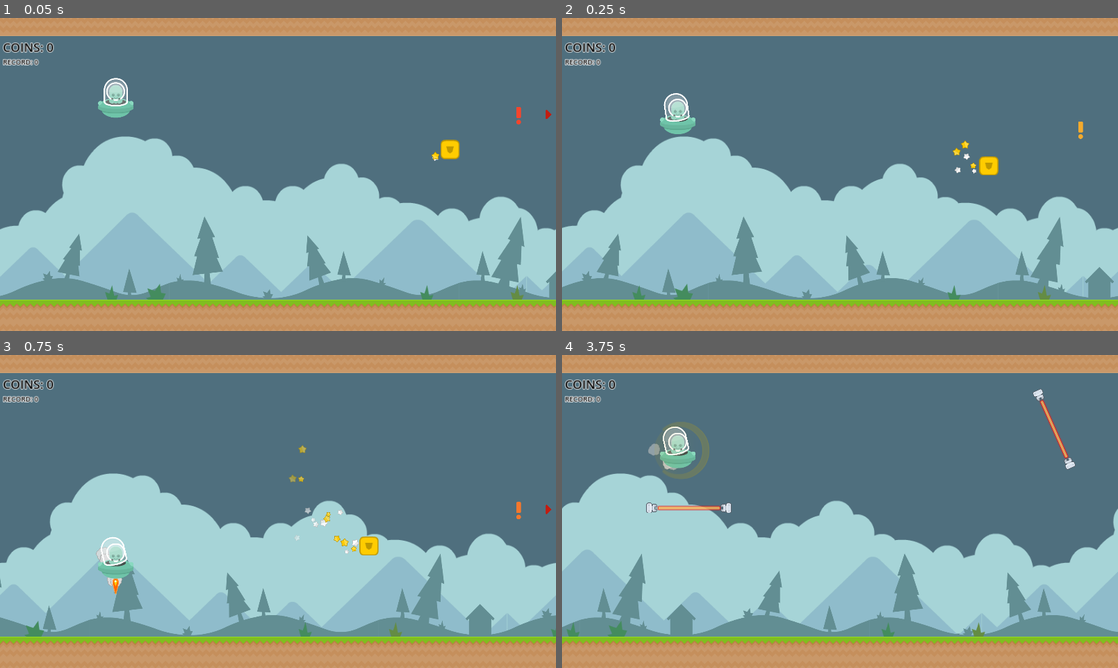
Above: before the commit, frames 1-4 (two rows, left to right).
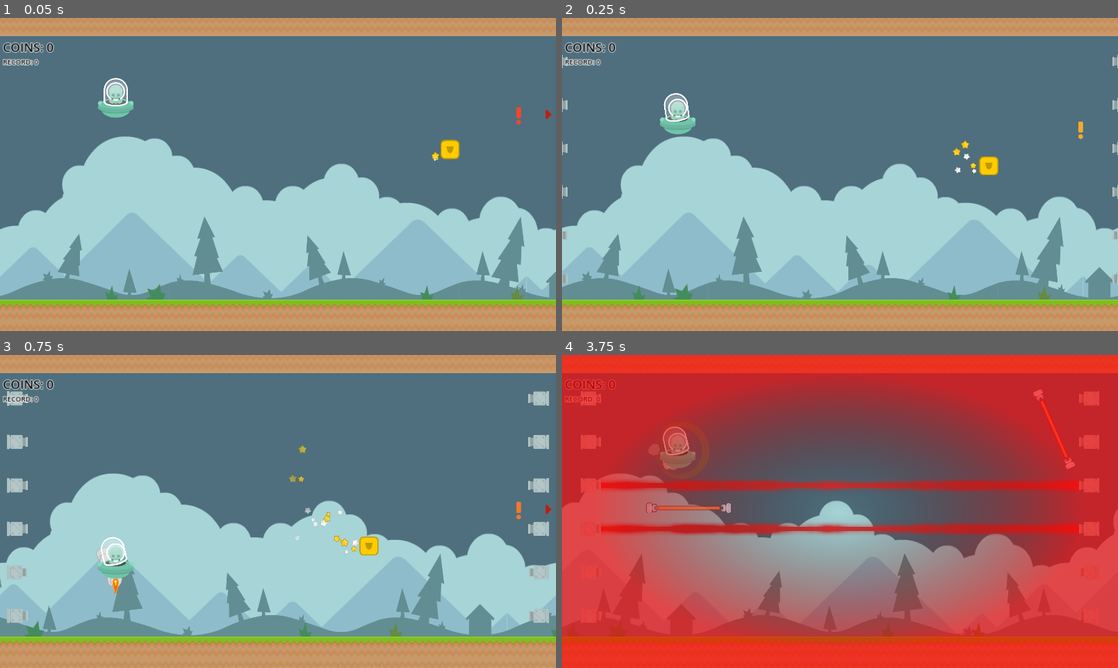
Above: after the commit, the same moments.

Repository: tumatihub/jetpack
Game: Godot game, scene res://levels/sandbox.tscn
The game is run twice, just before and just after one commit, with the same random seed, the same clock (stepped at 60 frames per second) and the same inputs.
Inputs:
- Up to frame 1 (0.05 s): no input
- Up to frame 2 (0.25 s): no input
- Up to frame 3 (0.75 s): hold Space (thrust) from 0.53 s (still down)
- Up to frame 4 (3.75 s): release Space (thrust) at 1.28 s; hold Space (thrust) 2.03-3.53 s

Frame 1 is identical in both runs. In frame 2, 0.3% of the frame differs, in the area x 0-100%, y 11-86%; in frame 3, 1.5%; in frame 4, 97%, in the area x 0-100%, y 0-100%.

Commit message:
Laser trap juicy

Diff:
--- a/common/fx/flash/flash.gd
+++ b/common/fx/flash/flash.gd
@@ -1,5 +1,7 @@
 class_name Flash
 extends Node2D
+
+signal finished
 
 @export var _flash_texture: TextureRect
 @export var _shock_wave_scene: PackedScene
@@ -21,6 +23,7 @@
 	var tween := create_tween()
 	tween.tween_property(_flash_texture, "self_modulate:a", 0, 0.1)
 	tween.tween_callback(_spawn_all_shock_waves)
+	tween.tween_callback(finished.emit)
 
 func _spawn_all_shock_waves() -> void:
 	if shock_wave_positions.size() == 0:
--- a/levels/sandbox.tscn
+++ b/levels/sandbox.tscn
@@ -1,10 +1,11 @@
-[gd_scene load_steps=6 format=3 uid="uid://no6gj2dgu5sl"]
+[gd_scene load_steps=7 format=3 uid="uid://no6gj2dgu5sl"]
 
 [ext_resource type="PackedScene" uid="uid://yiojagcmj4p1" path="res://entities/player/player.tscn" id="1_dbpqp"]
 [ext_resource type="PackedScene" uid="uid://cy64667b5qhnj" path="res://levels/bg.tscn" id="1_htlry"]
 [ext_resource type="PackedScene" uid="uid://cu3hpkrh12li1" path="res://ui/hud.tscn" id="4_jxd4j"]
 [ext_resource type="PackedScene" uid="uid://dbyo4de62tgva" path="res://entities/spawner/spawner.tscn" id="4_kgs0o"]
 [ext_resource type="PackedScene" uid="uid://4etsb5ab5c1x" path="res://entities/items/flying_item.tscn" id="5_kn3js"]
+[ext_resource type="PackedScene" uid="uid://cfncyk8ma1n0e" path="res://obstacles/lasers_trap/lasers_trap.tscn" id="6_ycu1h"]
 
 [node name="Sandbox" type="Node2D"]
 
@@ -21,3 +22,5 @@
 
 [node name="FlyingItem" parent="." instance=ExtResource("5_kn3js")]
 position = Vector2(1575, 474)
+
+[node name="LasersTrap" parent="." instance=ExtResource("6_ycu1h")]
--- /dev/null
+++ b/obstacles/lasers_trap/laser.gdshader
@@ -0,0 +1,17 @@
+shader_type canvas_item;
+
+uniform float strength = 4.0;
+uniform sampler2D noise;
+uniform vec4 color: source_color;
+
+void fragment() {
+	COLOR = texture(TEXTURE,UV);
+	float noise_value = texture( noise, vec2(fract(TIME), UV.x) ).r;
+	if (COLOR.a < 0.01) {
+		float dist_to_mid = abs(UV.y - 0.5) * 2.0;
+		COLOR = vec4(color.r, color.g, color.b, strength * noise_value * (1.0 - dist_to_mid) * (1.0 - dist_to_mid) );
+	}
+	else {
+		COLOR = color;
+	}
+}
--- a/obstacles/lasers_trap/laser_trap_line.gd
+++ b/obstacles/lasers_trap/laser_trap_line.gd
@@ -1,5 +1,7 @@
 class_name LaserTrapLine
 extends Node2D
+
+signal flash
 
 const ENTER_ANIMATION = &"enter"
 const SHOOT_ANIMATION = &"shoot"
--- a/obstacles/lasers_trap/laser_trap_line.tscn
+++ b/obstacles/lasers_trap/laser_trap_line.tscn
@@ -1,9 +1,54 @@
-[gd_scene load_steps=12 format=3 uid="uid://btbjrufd0hjma"]
+[gd_scene load_steps=22 format=3 uid="uid://btbjrufd0hjma"]
 
 [ext_resource type="Texture2D" uid="uid://bqg07lahon10e" path="res://obstacles/lasers_trap/art/laserRedHorizontal.png" id="1_61s0f"]
 [ext_resource type="Script" path="res://obstacles/lasers_trap/laser_trap_line.gd" id="1_uuy25"]
+[ext_resource type="Shader" path="res://obstacles/lasers_trap/laser.gdshader" id="2_3k1b5"]
 [ext_resource type="Texture2D" uid="uid://mvvqj6xkdgwe" path="res://obstacles/lasers_trap/art/laserUp.png" id="2_6uhrk"]
 [ext_resource type="Texture2D" uid="uid://dm7lpet32kq62" path="res://obstacles/lasers_trap/art/circle_02.png" id="3_evc2i"]
+[ext_resource type="Texture2D" uid="uid://dvx4vtfloop6n" path="res://obstacles/lasers_trap/art/circle_05.png" id="6_tiorp"]
+
+[sub_resource type="FastNoiseLite" id="FastNoiseLite_b8hxc"]
+
+[sub_resource type="NoiseTexture2D" id="NoiseTexture2D_1n2du"]
+noise = SubResource("FastNoiseLite_b8hxc")
+
+[sub_resource type="ShaderMaterial" id="ShaderMaterial_at5ld"]
+shader = ExtResource("2_3k1b5")
+shader_parameter/strength = 4.0
+shader_parameter/color = Color(0.82, 0.205, 0.205, 1)
+shader_parameter/noise = SubResource("NoiseTexture2D_1n2du")
+
+[sub_resource type="Curve" id="Curve_w4exd"]
+_data = [Vector2(0, 1), 0.0, 0.0, 0, 0, Vector2(0.81982, 0), -2.47847, 0.0, 0, 0]
+point_count = 2
+
+[sub_resource type="CurveTexture" id="CurveTexture_b4na6"]
+curve = SubResource("Curve_w4exd")
+
+[sub_resource type="Curve" id="Curve_ikj54"]
+_data = [Vector2(0, 1), 0.0, 0.0, 0, 0, Vector2(1, 0.326316), -1.83609, 0.0, 0, 0]
+point_count = 2
+
+[sub_resource type="CurveTexture" id="CurveTexture_mm37n"]
+curve = SubResource("Curve_ikj54")
+
+[sub_resource type="ParticleProcessMaterial" id="ParticleProcessMaterial_uwlk6"]
+particle_flag_disable_z = true
+emission_shape = 6
+emission_ring_axis = Vector3(0, 0, 1)
+emission_ring_height = 33.655
+emission_ring_radius = 150.0
+emission_ring_inner_radius = 100.0
+orbit_velocity_min = 0.614
+orbit_velocity_max = 1.212
+radial_velocity_min = -377.95
+radial_velocity_max = -94.49
+gravity = Vector3(0, 0, 0)
+scale_min = 0.05
+scale_max = 0.1
+scale_curve = SubResource("CurveTexture_mm37n")
+color = Color(1, 0.6515, 0.49, 1)
+alpha_curve = SubResource("CurveTexture_b4na6")
 
 [sub_resource type="Animation" id="Animation_fcnov"]
 length = 0.001
@@ -86,6 +131,30 @@
 tracks/6/interp = 1
 tracks/6/loop_wrap = true
 tracks/6/keys = {
+"times": PackedFloat32Array(0),
+"transitions": PackedFloat32Array(1),
+"update": 1,
+"values": [false]
+}
+tracks/7/type = "value"
+tracks/7/imported = false
+tracks/7/enabled = true
+tracks/7/path = NodePath("LeftCannon/GPUParticles2D:emitting")
+tracks/7/interp = 1
+tracks/7/loop_wrap = true
+tracks/7/keys = {
+"times": PackedFloat32Array(0),
+"transitions": PackedFloat32Array(1),
+"update": 1,
+"values": [false]
+}
+tracks/8/type = "value"
+tracks/8/imported = false
+tracks/8/enabled = true
+tracks/8/path = NodePath("RightCannon/GPUParticles2D:emitting")
+tracks/8/interp = 1
+tracks/8/loop_wrap = true
+tracks/8/keys = {
 "times": PackedFloat32Array(0),
 "transitions": PackedFloat32Array(1),
 "update": 1,
@@ -156,10 +225,10 @@
 tracks/2/interp = 1
 tracks/2/loop_wrap = true
 tracks/2/keys = {
-"times": PackedFloat32Array(0.933333, 1),
-"transitions": PackedFloat32Array(1, 1),
-"update": 0,
-"values": [Vector2(24, 0.2), Vector2(24, 1.535)]
+"times": PackedFloat32Array(0.933333, 1, 1.16667, 1.5),
+"transitions": PackedFloat32Array(1, 1, 1, 1),
+"update": 0,
+"values": [Vector2(23.62, 0.2), Vector2(23.62, 0.835), Vector2(23.62, 0.835), Vector2(23.62, 0.2)]
 }
 tracks/3/type = "value"
 tracks/3/imported = false
@@ -199,6 +268,44 @@
 "method": &"check_player_collision"
 }]
 }
+tracks/6/type = "method"
+tracks/6/imported = false
+tracks/6/enabled = true
+tracks/6/path = NodePath(".")
+tracks/6/interp = 1
+tracks/6/loop_wrap = true
+tracks/6/keys = {
+"times": PackedFloat32Array(1),
+"transitions": PackedFloat32Array(1),
+"values": [{
+"args": [&"flash"],
+"method": &"emit_signal"
+}]
+}
+tracks/7/type = "value"
+tracks/7/imported = false
+tracks/7/enabled = true
+tracks/7/path = NodePath("LeftCannon/GPUParticles2D:emitting")
+tracks/7/interp = 1
+tracks/7/loop_wrap = true
+tracks/7/keys = {
+"times": PackedFloat32Array(0),
+"transitions": PackedFloat32Array(1),
+"update": 1,
+"values": [true]
+}
+tracks/8/type = "value"
+tracks/8/imported = false
+tracks/8/enabled = true
+tracks/8/path = NodePath("RightCannon/GPUParticles2D:emitting")
+tracks/8/interp = 1
+tracks/8/loop_wrap = true
+tracks/8/keys = {
+"times": PackedFloat32Array(0),
+"transitions": PackedFloat32Array(1),
+"update": 1,
+"values": [true]
+}
 
 [sub_resource type="AnimationLibrary" id="AnimationLibrary_8hk6j"]
 _data = {
@@ -215,6 +322,7 @@
 size = Vector2(1650, 20)
 
 [node name="LaserTrapLine" type="Node2D" node_paths=PackedStringArray("_animation_player", "_shape_cast") groups=["Obstacle"]]
+z_index = 200
 position = Vector2(0, 160)
 script = ExtResource("1_uuy25")
 _animation_player = NodePath("AnimationPlayer")
@@ -224,6 +332,7 @@
 visible = false
 self_modulate = Color(1, 0.4, 0.4, 1)
 z_index = -10
+material = SubResource("ShaderMaterial_at5ld")
 position = Vector2(960, 0)
 scale = Vector2(24, 0.2)
 texture = ExtResource("1_61s0f")
@@ -238,6 +347,16 @@
 z_index = -1
 scale = Vector2(1e-05, 1e-05)
 texture = ExtResource("3_evc2i")
+
+[node name="GPUParticles2D" type="GPUParticles2D" parent="LeftCannon"]
+z_index = -1
+rotation = -1.5708
+emitting = false
+amount = 15
+process_material = SubResource("ParticleProcessMaterial_uwlk6")
+texture = ExtResource("6_tiorp")
+one_shot = true
+explosiveness = 1.0
 
 [node name="RightCannon" type="Sprite2D" parent="."]
 position = Vector2(1970, 0)
@@ -251,12 +370,23 @@
 scale = Vector2(1e-05, 1e-05)
 texture = ExtResource("3_evc2i")
 
+[node name="GPUParticles2D" type="GPUParticles2D" parent="RightCannon"]
+z_index = -1
+rotation = -1.5708
+emitting = false
+amount = 15
+process_material = SubResource("ParticleProcessMaterial_uwlk6")
+texture = ExtResource("6_tiorp")
+one_shot = true
+explosiveness = 1.0
+
 [node name="AnimationPlayer" type="AnimationPlayer" parent="."]
 libraries = {
 "": SubResource("AnimationLibrary_8hk6j")
 }
 
 [node name="Area2D" type="Area2D" parent="."]
+visible = false
 monitorable = false
 
 [node name="CollisionShape2D" type="CollisionShape2D" parent="Area2D"]
@@ -264,6 +394,7 @@
 shape = SubResource("RectangleShape2D_wnujd")
 
 [node name="ShapeCast2D" type="ShapeCast2D" parent="."]
+visible = false
 position = Vector2(961, 0)
 shape = SubResource("RectangleShape2D_x8t33")
 exclude_parent = false
--- a/obstacles/lasers_trap/lasers_trap.gd
+++ b/obstacles/lasers_trap/lasers_trap.gd
@@ -1,13 +1,23 @@
 extends Node2D
 
+@export var _shoot_groups: Array[ShootGroup]
+@export var _flash_scene: PackedScene
+@export var _flash_sfx: AudioStream
+@export var _charge_player: AudioStreamPlayer
+
 var _laser_traps: Array[LaserTrapLine]
-@export var _shoot_groups: Array[ShootGroup]
 var _available_traps: ShootGroup = ShootGroup.new()
+var _is_flashing: bool = false
+
 
 func _ready() -> void:
 	_available_traps = _get_available_traps()
 	for child in get_children():
+		if not child.is_in_group("Obstacle"):
+			continue
 		_laser_traps.append(child)
+		var laser := child as LaserTrapLine
+		laser.flash.connect(_on_laser_flash)
 	for idx in _available_traps.traps:
 		_laser_traps[idx].enter()
 	get_tree().create_timer(1.1).timeout.connect(_on_finished_entering)
@@ -25,6 +35,7 @@
 	for g in _shoot_groups:
 		for idx in g.traps:
 			_laser_traps[idx].shoot()
+			_charge_player.play()
 		await get_tree().create_timer(1.6).timeout
 	_exit_cannons()
 
@@ -34,3 +45,16 @@
 
 func _on_finished_entering() -> void:
 	_start_shooting()
+
+func _on_laser_flash() -> void:
+	_flash()
+
+func _flash() -> void:
+	if _is_flashing:
+		return
+	_is_flashing = true
+	var flash := _flash_scene.instantiate() as Flash
+	flash.color = Color.RED
+	flash.audio = _flash_sfx
+	flash.finished.connect(func(): _is_flashing = false)
+	add_sibling(flash)
--- a/obstacles/lasers_trap/lasers_trap.tscn
+++ b/obstacles/lasers_trap/lasers_trap.tscn
@@ -1,8 +1,11 @@
-[gd_scene load_steps=7 format=3 uid="uid://cfncyk8ma1n0e"]
+[gd_scene load_steps=10 format=3 uid="uid://cfncyk8ma1n0e"]
 
 [ext_resource type="PackedScene" uid="uid://btbjrufd0hjma" path="res://obstacles/lasers_trap/laser_trap_line.tscn" id="1_c5k5i"]
 [ext_resource type="Script" path="res://obstacles/lasers_trap/lasers_trap.gd" id="1_fb0dn"]
 [ext_resource type="Script" path="res://obstacles/lasers_trap/shoot_group.gd" id="2_75gll"]
+[ext_resource type="PackedScene" uid="uid://damcjubyi1b17" path="res://common/fx/flash/flash.tscn" id="3_1w4l8"]
+[ext_resource type="AudioStream" uid="uid://dwyfag4hghtbj" path="res://obstacles/lasers_trap/sfx/laser-blast.wav" id="4_wmrub"]
+[ext_resource type="AudioStream" uid="uid://ck3vfw7or8wgs" path="res://obstacles/lasers_trap/sfx/laser_charge.wav" id="6_mtg3s"]
 
 [sub_resource type="Resource" id="Resource_ex0ei"]
 script = ExtResource("2_75gll")
@@ -16,9 +19,12 @@
 script = ExtResource("2_75gll")
 traps = Array[int]([2, 3])
 
-[node name="LasersTrap" type="Node2D"]
+[node name="LasersTrap" type="Node2D" node_paths=PackedStringArray("_charge_player")]
 script = ExtResource("1_fb0dn")
 _shoot_groups = Array[ExtResource("2_75gll")]([SubResource("Resource_ex0ei"), SubResource("Resource_vjg7a"), SubResource("Resource_vx0qa")])
+_flash_scene = ExtResource("3_1w4l8")
+_flash_sfx = ExtResource("4_wmrub")
+_charge_player = NodePath("AudioStreamPlayer")
 
 [node name="LaserTrapLine" parent="." instance=ExtResource("1_c5k5i")]
 position = Vector2(0, 150)
@@ -37,3 +43,6 @@
 
 [node name="LaserTrapLine6" parent="." instance=ExtResource("1_c5k5i")]
 position = Vector2(0, 900)
+
+[node name="AudioStreamPlayer" type="AudioStreamPlayer" parent="."]
+stream = ExtResource("6_mtg3s")
--- a/obstacles/lasers_trap/lasers_trap_down.tscn
+++ b/obstacles/lasers_trap/lasers_trap_down.tscn
@@ -1,16 +1,22 @@
-[gd_scene load_steps=5 format=3 uid="uid://dq3no5xgx0dmd"]
+[gd_scene load_steps=8 format=3 uid="uid://dq3no5xgx0dmd"]
 
 [ext_resource type="Script" path="res://obstacles/lasers_trap/lasers_trap.gd" id="1_mwr75"]
 [ext_resource type="Script" path="res://obstacles/lasers_trap/shoot_group.gd" id="2_je105"]
+[ext_resource type="PackedScene" uid="uid://damcjubyi1b17" path="res://common/fx/flash/flash.tscn" id="3_8l05x"]
 [ext_resource type="PackedScene" uid="uid://btbjrufd0hjma" path="res://obstacles/lasers_trap/laser_trap_line.tscn" id="3_sy6q3"]
+[ext_resource type="AudioStream" uid="uid://dwyfag4hghtbj" path="res://obstacles/lasers_trap/sfx/laser-blast.wav" id="4_pbw6q"]
+[ext_resource type="AudioStream" uid="uid://ck3vfw7or8wgs" path="res://obstacles/lasers_trap/sfx/laser_charge.wav" id="6_cfqj8"]
 
 [sub_resource type="Resource" id="Resource_836tj"]
 script = ExtResource("2_je105")
 traps = Array[int]([2, 3, 4, 5])
 
-[node name="LasersTrap" type="Node2D"]
+[node name="LasersTrap" type="Node2D" node_paths=PackedStringArray("_charge_player")]
 script = ExtResource("1_mwr75")
 _shoot_groups = Array[ExtResource("2_je105")]([SubResource("Resource_836tj")])
+_flash_scene = ExtResource("3_8l05x")
+_flash_sfx = ExtResource("4_pbw6q")
+_charge_player = NodePath("AudioStreamPlayer")
 
 [node name="LaserTrapLine" parent="." instance=ExtResource("3_sy6q3")]
 position = Vector2(0, 150)
@@ -29,3 +35,6 @@
 
 [node name="LaserTrapLine6" parent="." instance=ExtResource("3_sy6q3")]
 position = Vector2(0, 900)
+
+[node name="AudioStreamPlayer" type="AudioStreamPlayer" parent="."]
+stream = ExtResource("6_cfqj8")
--- a/obstacles/lasers_trap/lasers_trap_up.tscn
+++ b/obstacles/lasers_trap/lasers_trap_up.tscn
@@ -1,16 +1,22 @@
-[gd_scene load_steps=5 format=3 uid="uid://bndmmi8iyacgs"]
+[gd_scene load_steps=8 format=3 uid="uid://bndmmi8iyacgs"]
 
 [ext_resource type="Script" path="res://obstacles/lasers_trap/lasers_trap.gd" id="1_yt6j2"]
 [ext_resource type="Script" path="res://obstacles/lasers_trap/shoot_group.gd" id="2_iji4i"]
 [ext_resource type="PackedScene" uid="uid://btbjrufd0hjma" path="res://obstacles/lasers_trap/laser_trap_line.tscn" id="2_rub7u"]
+[ext_resource type="PackedScene" uid="uid://damcjubyi1b17" path="res://common/fx/flash/flash.tscn" id="3_p8woh"]
+[ext_resource type="AudioStream" uid="uid://dwyfag4hghtbj" path="res://obstacles/lasers_trap/sfx/laser-blast.wav" id="4_ekf2j"]
+[ext_resource type="AudioStream" uid="uid://ck3vfw7or8wgs" path="res://obstacles/lasers_trap/sfx/laser_charge.wav" id="6_wtl10"]
 
 [sub_resource type="Resource" id="Resource_fa53u"]
 script = ExtResource("2_iji4i")
 traps = Array[int]([0, 1, 2, 3])
 
-[node name="LasersTrap" type="Node2D"]
+[node name="LasersTrap" type="Node2D" node_paths=PackedStringArray("_charge_player")]
 script = ExtResource("1_yt6j2")
 _shoot_groups = Array[ExtResource("2_iji4i")]([SubResource("Resource_fa53u")])
+_flash_scene = ExtResource("3_p8woh")
+_flash_sfx = ExtResource("4_ekf2j")
+_charge_player = NodePath("AudioStreamPlayer")
 
 [node name="LaserTrapLine" parent="." instance=ExtResource("2_rub7u")]
 position = Vector2(0, 150)
@@ -29,3 +35,6 @@
 
 [node name="LaserTrapLine6" parent="." instance=ExtResource("2_rub7u")]
 position = Vector2(0, 900)
+
+[node name="AudioStreamPlayer" type="AudioStreamPlayer" parent="."]
+stream = ExtResource("6_wtl10")
Binary file added: obstacles/lasers_trap/art/circle_05.png
Not shown, added: obstacles/lasers_trap/art/circle_05.png.import
Not shown, added: obstacles/lasers_trap/sfx/laser-blast.wav.import
Not shown, added: obstacles/lasers_trap/sfx/laser_charge.wav.import
Not shown, added: obstacles/lasers_trap/sfx/laser-blast.wav
Not shown, added: obstacles/lasers_trap/sfx/laser_charge.wav
